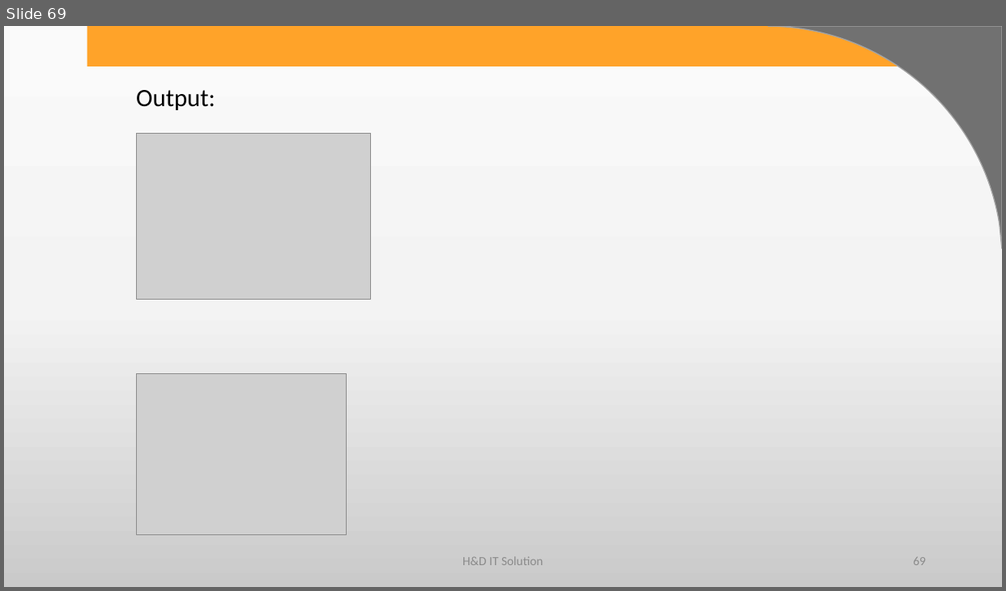
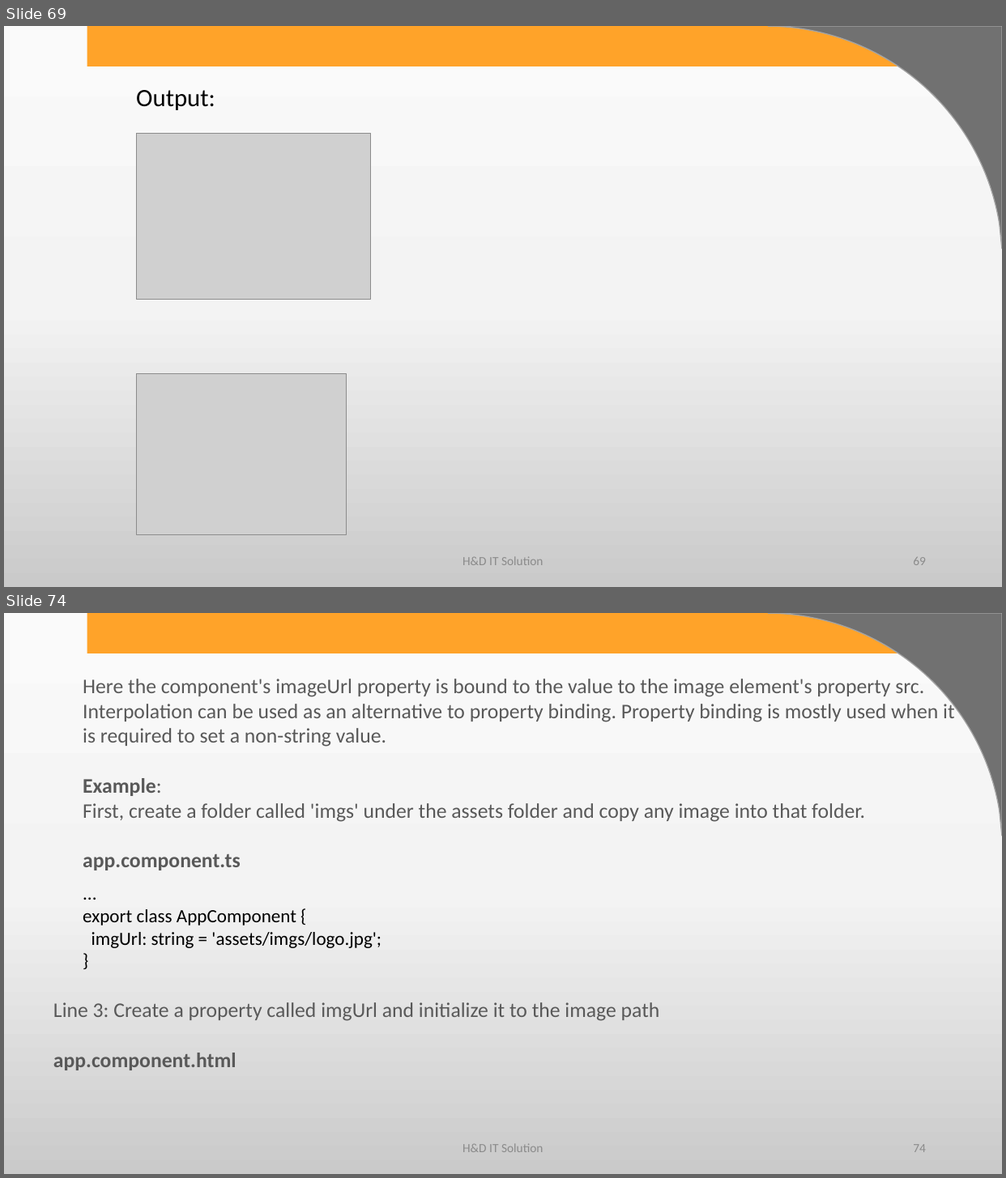
Before and after one commit to harshadasawant/infiniteAngular, a slide deck: ppt/ANGULAR.pptx. Shown one above the other, each under a label of ours: slide 69 before the commit, slides 69 and 74 after it; the slides between them are not shown. The pictures are 1006x591 and 1006x1178 pixels, drawn with LibreOffice and Linux fonts; fonts in the diff are those of the drawing; grey boxes stand for pictures; background and template pictures are left out. Boxes give left, top, right and bottom in pixels: in the first picture for what was removed or moved away, otherwise in the second. Text is boxed around its words. In the diff, an @@ line names an element or a change of style, - is before the commit and + after.

Commit message:
2 way binding attribute and style binding

```diff
--- a/ppt/ANGULAR.pptx
+++ b/ppt/ANGULAR.pptx
@@ slide 74 added at [4, 613, 1002, 1174], background gradient #FBFBFB to #F4F4F4 to #CBCBCB; not listed: 2 template elements that a slide beside it also shows @@
@@ text added at [83, 679, 954, 871], 20 pt, text #595959 @@
+Here the component's imageUrl property is bound to the value to the image element's property src.
+Interpolation can be used as an alternative to property binding. Property binding is mostly used when it is required to set a non-string value.
+Example:
+First, create a folder called 'imgs' under the assets folder and copy any image into that folder.
+app.component.ts
@@ text added at [83, 909, 381, 948], 18 pt, text #000000 @@
+...
+export class AppComponent {
+imgUrl: string = 'assets/imgs/logo.jpg';
+}
@@ text added at [53, 1003, 660, 1071], 20 pt, text #595959 @@
+Line 3: Create a property called imgUrl and initialize it to the image path
+app.component.html
@@ text added at [462, 1144, 543, 1152], 12 pt, text #8C8C8C @@
+H&D IT Solution
@@ page number added at [913, 1144, 926, 1152], 12 pt, text #8C8C8C @@
+74
```
Also in this commit, not shown: 37 other slides added, 6 other files.
